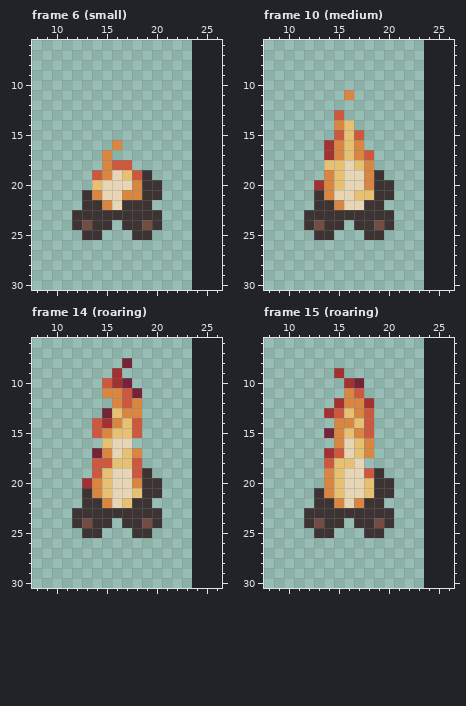
A pixel-art file gets an edit: Assets/Sprites/Station/Campfire/Campfire0.aseprite. Above: the version before the commit.
16x32 pixels, 16 frames. Pixels under 10% opacity are left out. Shown: frame 6 (small): x 8..26, y 6..30; frame 10 (medium): x 8..26, y 6..30; frame 14 (roaring): x 8..26, y 6..30; frame 15 (roaring): x 8..26, y 6..30. The old version is drawn lined up with the new one, on the new canvas. The commit also changed other frames, which this record leaves out.
The result:
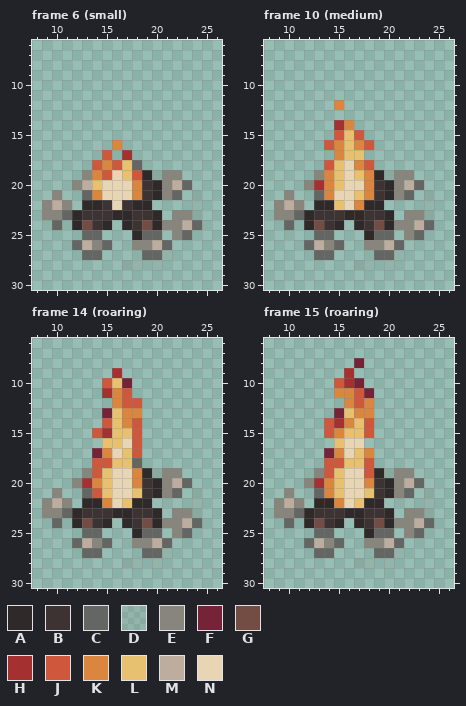
Palette (. is transparent): A #302929  B #3d3333  C #636663  D #87857c2e  E #87857c  F #752438  G #734c44  H #a53030  J #cf573c  K #da863e  L #e8c170  M #bcad9f  N #e7d5b3
Change:
canvas 16x32 -> 32x32, the old top-left corner now at 8,0
Changed rows in their new state; - is an unchanged pixel.
Frame 6 (small):
first column x 9:
17 ------J-H-------
18 -----J--LC------
19 ----EKJ---ADEE--
20 ---EM------AEMC-
21 -E--C---N--AEC-D
22 EME-AAB--AA----D
23 EECA---AA--A-EED
24 -C-A--A-A--AEEMC
25 ----CC---ACC-EC-
26 ---CMEC--EEMC---
27 ----CC----CCD---
28 --------DD-D----
Frame 10 (medium):
first column x 9:
11 -------.--------
12 ------K---------
13 ------.---------
14 ------HK--------
16 -----J---J------
17 -----.--L.------
18 -----J--KJ------
19 ----E---L-ADEE--
20 ---E-------AEMC-
21 -E--C----K-AEC-D
22 EME-AAL-KAA----D
23 EECA---AA--A-EED
24 -C-A--A-A--AEEMC
25 ----CC---ACC-EC-
26 ---CMEC--EEMC---
27 ----CC----CCD---
28 --------DD-D----
Frame 14 (roaring):
first column x 9:
 8 --------.-------
10 -------L--------
11 ------H--.------
12 ---------J------
14 -----.JLK-------
15 ------H---------
16 -------L-J------
17 ---------J------
18 ---------C------
19 ----E----KADEE--
20 ---E-------AEMC-
21 -E--CJ-----AEC-D
22 EME-AA---AA----D
23 EECA---AA--A-EED
24 -C-A--A-A--AEEMC
25 ----CC---ACC-EC-
26 ---CMEC--EEMC---
27 ----CC----CCD---
28 --------DD-D----
Frame 15 (roaring):
first column x 9:
 8 --------F-------
 9 ------.H--------
10 ------J---------
11 ------K--F------
12 ------.-JK------
13 -----.F--K------
14 -----JH---------
15 -----J--L-------
16 ------L-N.------
17 -----FK---------
18 ------J-LJ------
19 ----EJ----ADEE--
20 ---EH----K-AEMC-
21 -E--C------AEC-D
22 EME-AA--LAA----D
23 EECA---AA--A-EED
24 -C-A--A-A--AEEMC
25 ----CC---ACC-EC-
26 ---CMEC--EEMC---
27 ----CC----CCD---
28 --------DD-D----
